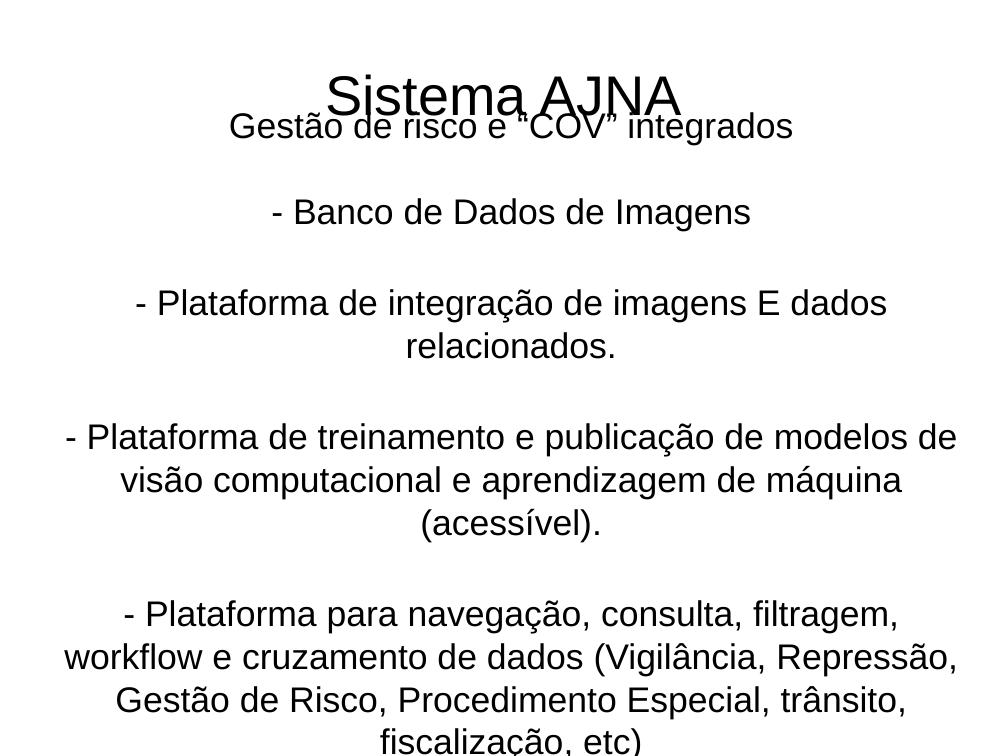
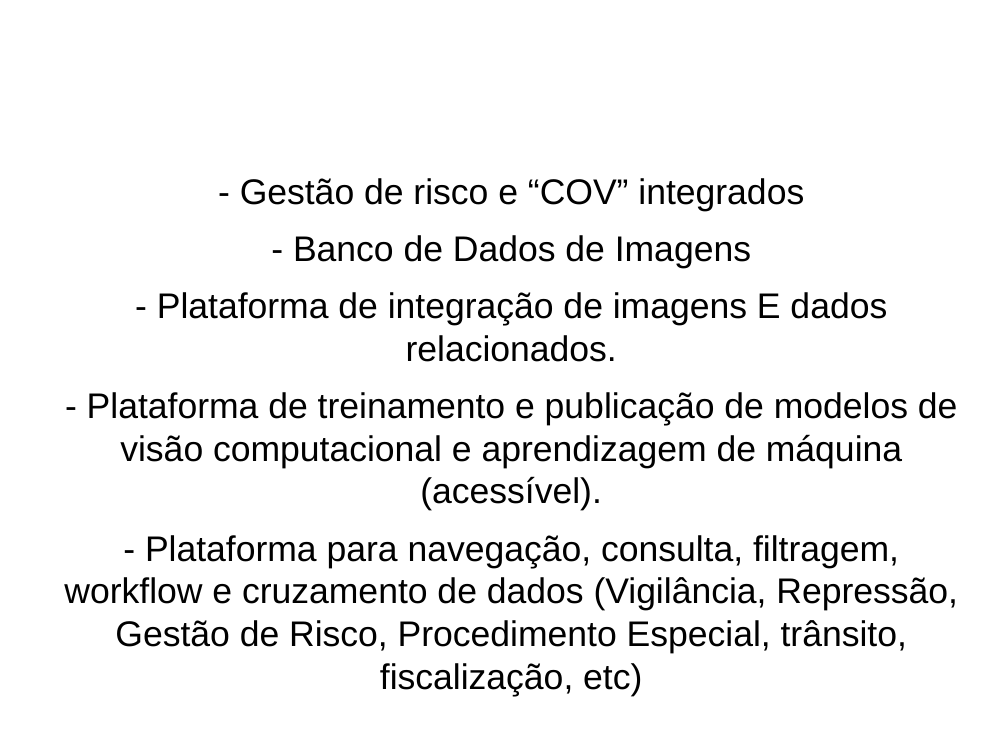
Before and after one commit to IvanBrasilico/ajna_docs, a slide deck: slide 2 of notebooks/Apresentacao201904(Gerencial).odp. Drawn at 1008x756 pixels with LibreOffice and Linux fonts; fonts in the diff are those of the drawing; background and template pictures are left out. Boxes give left, top, right and bottom in pixels: in the first picture for what was removed or moved away, otherwise in the second. Text is boxed around its words. In the diff, an @@ line names an element or a change of style, - is before the commit and + after.

```diff
--- a/notebooks/Apresentacao201904(Gerencial).odp
+++ b/notebooks/Apresentacao201904(Gerencial).odp
@@ title "Sistema AJNA" at <box>50,28,753,153</box>: size 44 to 44.8 pt, text colour #000000 to #FFFFFF; alignment centre to left @@
@@ subtitle at <box>240,178,804,211</box>: text changed @@
-Gestão de risco e “COV” integrados
+- Gestão de risco e “COV” integrados
@@ subtitle at <box>64,235,958,696</box>: more space between paragraphs @@
```
Also in this commit, not shown: 18 other slides changed, 1 slide removed.
